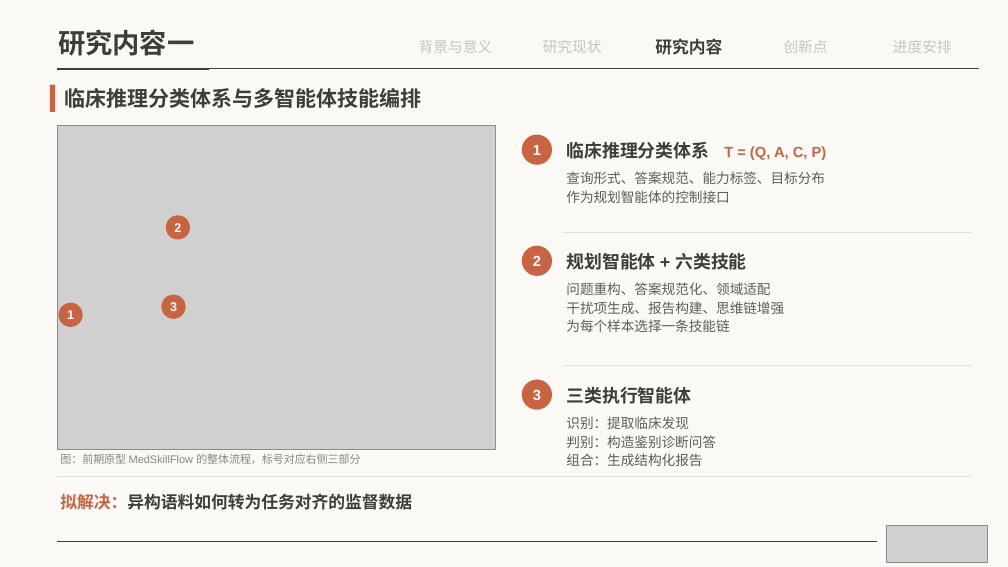
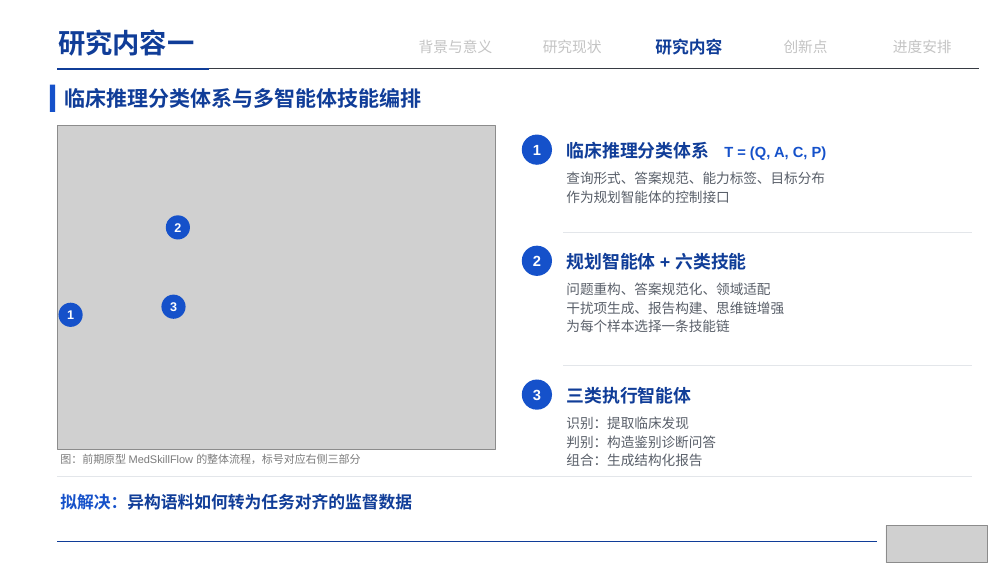
Before and after one commit to irving-2222/Graduation-Thesis, a slide deck: slide 14 of 开题答辩.pptx. Drawn at 1008x567 pixels with LibreOffice and Linux fonts; fonts in the diff are those of the drawing; grey boxes stand for pictures. Boxes give left, top, right and bottom in pixels: in the first picture for what was removed or moved away, otherwise in the second. Text is boxed around its words. In the diff, an @@ line names an element or a change of style, - is before the commit and + after.

```diff
--- a/开题答辩.pptx
+++ b/开题答辩.pptx
@@ background #FAF9F5 to #FFFFFF @@
@@ text "研究内容一" at [58,29,195,56]: font TeX Gyre Schola to Arial, text colour #3D3D3A to #103D98 @@
@@ fill #C96442 to #1551CA in 7 elements at [58,302,82,327], [166,216,190,240], [161,295,185,319], [522,135,552,165], [522,246,552,276], [522,380,552,410], [50,85,55,112] @@
@@ line (57, 69) - (979, 69): stroke #3D3D3A 0.5 pt to #373B43 0.5 pt @@
@@ line (57, 69) - (209, 69): stroke #3D3D3A 1.75 pt to #103D98 1.75 pt @@
@@ text "临床推理分类体系与多智能体技能编排" at [64,88,422,108]: font TeX Gyre Schola to Arial, text colour #3D3D3A to #103D98 @@
@@ text "临床推理分类体系 T = (Q, A, ..." at [566,142,827,160]: text colour #3D3D3A to #103D98 in "临床推理分类体系"; text colour #C96442 to #1551CA in "T = (Q, A, C, P)" @@
@@ line (563, 232) - (972, 232): stroke #E3E0D6 1 pt to #E3E6EA 1 pt @@
@@ text colour #3D3D3A to #103D98 in 3 elements at [655,38,722,55], [566,252,746,270], [566,386,691,404] @@
@@ line (563, 366) - (972, 366): stroke #E3E0D6 1 pt to #E3E6EA 1 pt @@
@@ text colour #5E5D59 to #595F69 in 3 elements at [566,171,825,203], [566,282,784,332], [566,416,716,466] @@
@@ line (57, 476) - (972, 476): stroke #E3E0D6 1 pt to #E3E6EA 1 pt @@
@@ text "拟解决：异构语料如何转为任务对齐的监督数据" at [60,493,412,510]: text colour #C96442 to #1551CA, text colour #3D3D3A to #103D98 in "拟解决：异构语料如何转为任务对齐的监督数据" @@
@@ line (57, 541) - (876, 541): stroke #3D3D3A 0.5 pt to #103D98 0.5 pt @@
```
Also in this commit, not shown: 21 other slides changed, 1 other file.
